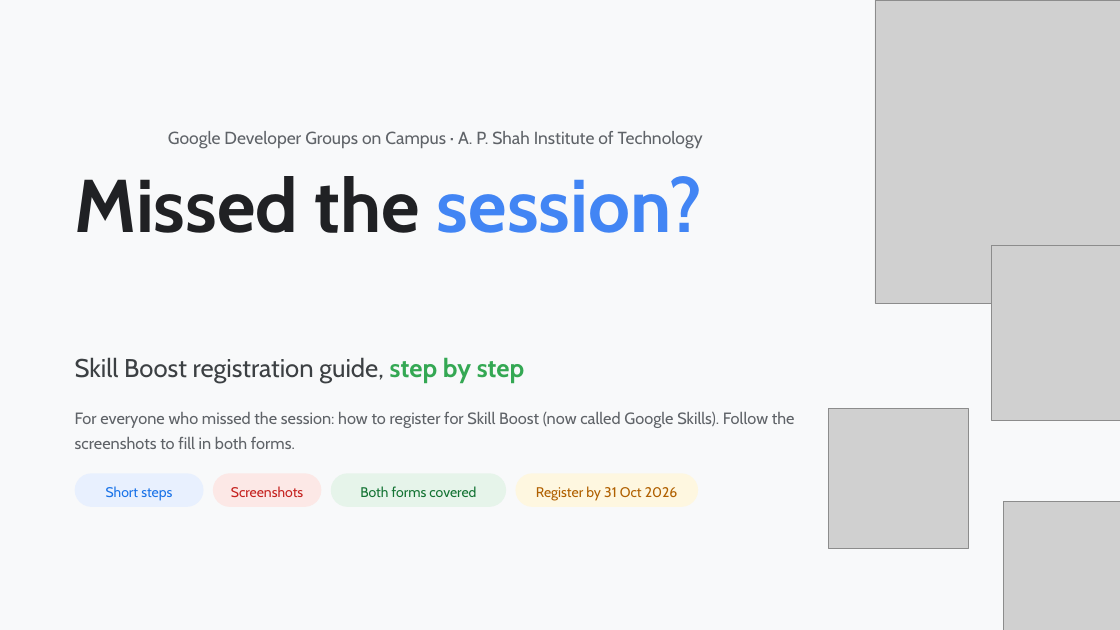
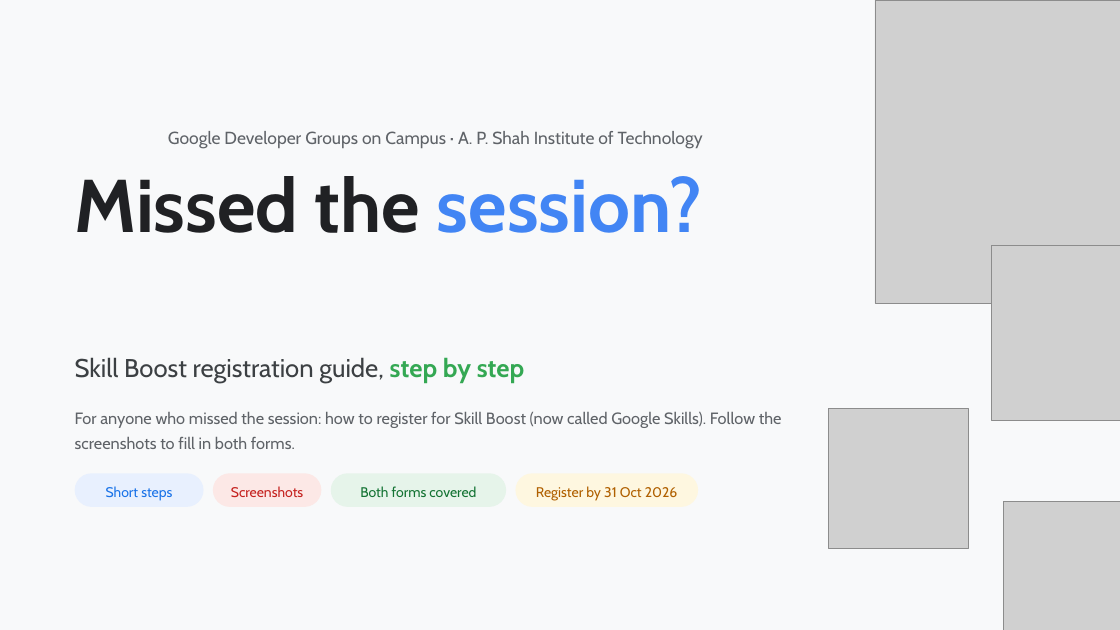
Before and after one commit to Viverun/Realism_Grade, a slide deck: slide 1 of Skill_Boost_Registration_Guide.pptx. Drawn at 1120x630 pixels with LibreOffice and Linux fonts; fonts in the diff are those of the drawing; grey boxes stand for pictures; background and template pictures are left out. Boxes give left, top, right and bottom in pixels: in the first picture for what was removed or moved away, otherwise in the second. Text is boxed around its words. In the diff, an @@ line names an element or a change of style, - is before the commit and + after.

```diff
--- a/Skill_Boost_Registration_Guide.pptx
+++ b/Skill_Boost_Registration_Guide.pptx
@@ text at [75,412,782,449]: text changed @@
-For everyone who missed the session: how to register for Skill Boost (now called Google Skills). Follow the screenshots to fill in both forms.
+For anyone who missed the session: how to register for Skill Boost (now called Google Skills). Follow the screenshots to fill in both forms.
```
Also in this commit, not shown: 1 other slide changed.
